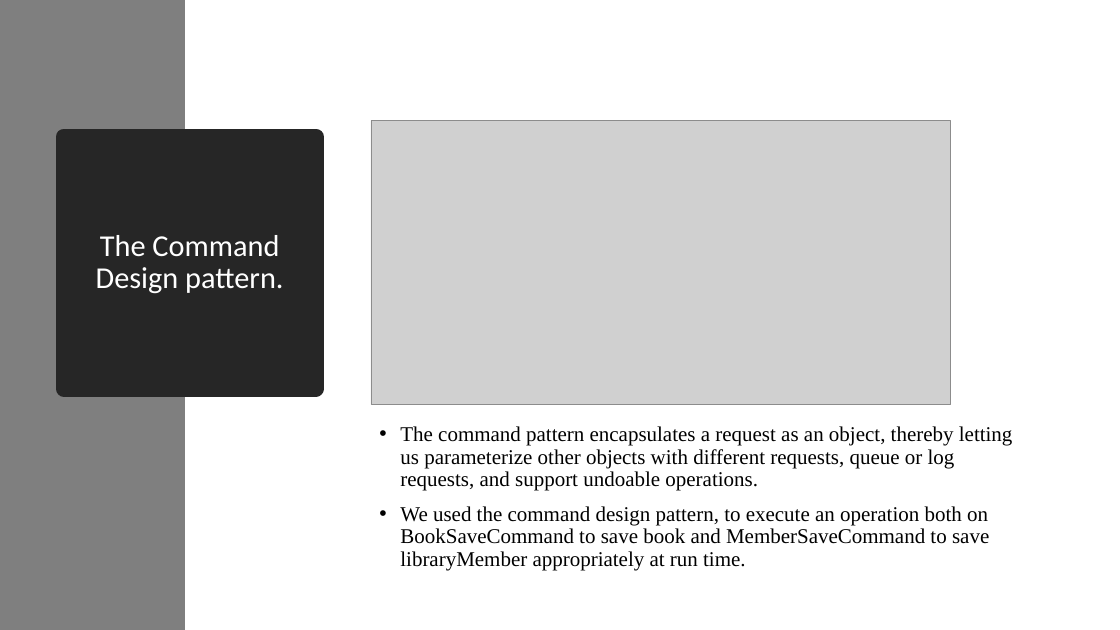
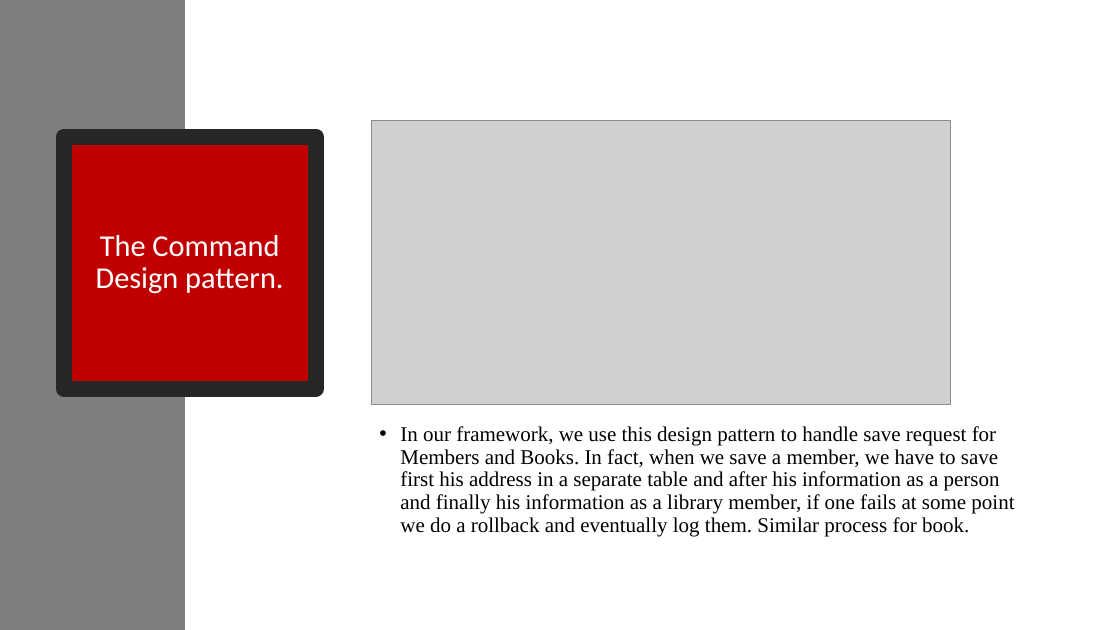
Before and after one commit to asdprojectlibrary/FrameworkLibraryProject, a slide deck: slide 11 of New Microsoft PowerPoint Presentation1.pptx (slide 9 before the commit). Drawn at 1120x630 pixels with LibreOffice and Linux fonts; fonts in the diff are those of the drawing; grey boxes stand for pictures. Boxes give left, top, right and bottom in pixels: in the first picture for what was removed or moved away, otherwise in the second. Text is boxed around its words. In the diff, an @@ line names an element or a change of style, - is before the commit and + after.

```diff
--- a/New Microsoft PowerPoint Presentation1.pptx
+++ b/New Microsoft PowerPoint Presentation1.pptx
@@ title "The Command Design pattern." at bbox=[64, 137, 316, 389]: fill #262626 to #C00000 @@
@@ text at bbox=[400, 426, 1014, 536]: text changed @@
-• The command pattern encapsulates a request as an object, thereby letting us parameterize other objects with different requests, queue or log requests, and support undoable operations.
-• We used the command design pattern, to execute an operation both on BookSaveCommand to save book and MemberSaveCommand to save libraryMember appropriately at run time.
+• In our framework, we use this design pattern to handle save request for Members and Books. In fact, when we save a member, we have to save first his address in a separate table and after his information as a person and finally his information as a library member, if one fails at some point we do a rollback and eventually log them. Similar process for book.
```
Also in this commit, not shown: 10 other slides changed, 2 slides added, 2 slides removed.
